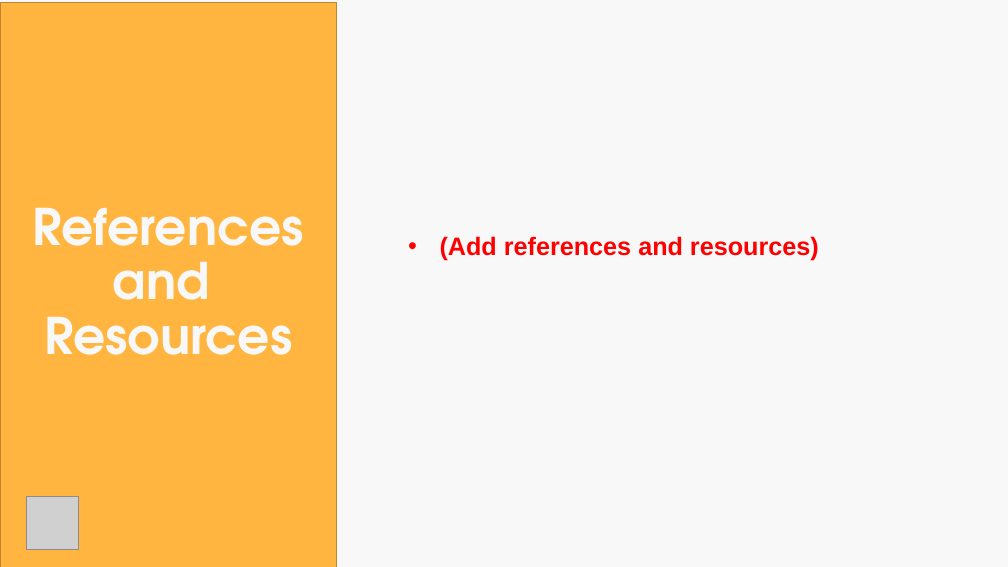
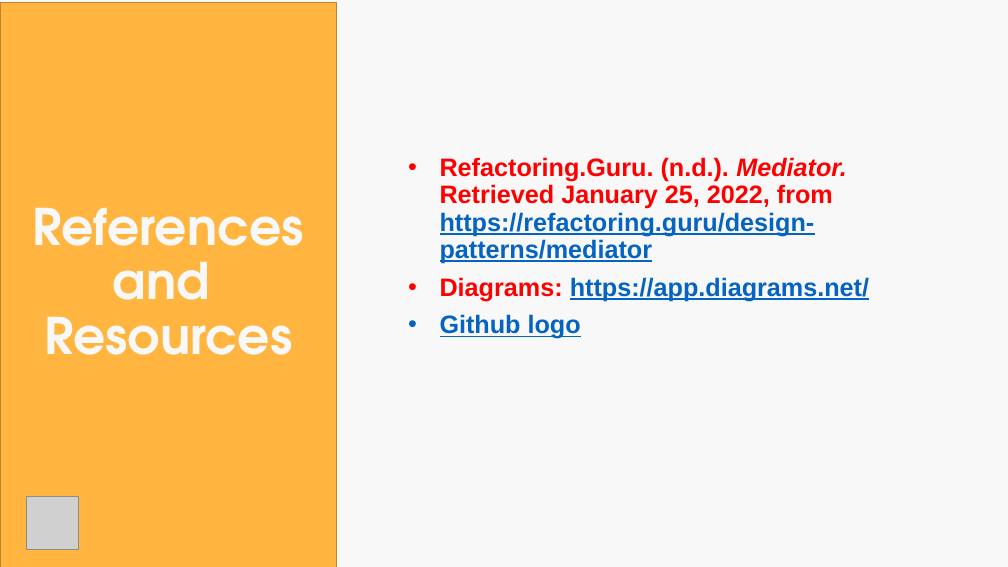
Before and after one commit to carlosjasso/nst-coe-mediator, a slide deck: slide 12 of docs/Coding CoE - Mediator.pptx. Drawn at 1008x567 pixels with LibreOffice and Linux fonts; fonts in the diff are those of the drawing; grey boxes stand for pictures. Boxes give left, top, right and bottom in pixels: in the first picture for what was removed or moved away, otherwise in the second. Text is boxed around its words. In the diff, an @@ line names an element or a change of style, - is before the commit and + after.

Commit message:
Updated presentation
Added diagrams

```diff
--- a/docs/Coding CoE - Mediator.pptx
+++ b/docs/Coding CoE - Mediator.pptx
@@ text at (440, 157, 869, 339): text changed; text colour #FF0000 to #0563C1 @@
-• (Add references and resources)
+• Refactoring.Guru. (n.d.). Mediator. Retrieved January 25, 2022, from https://refactoring.guru/design-patterns/mediator
+• Diagrams: https://app.diagrams.net/
+• Github logo
```
Also in this commit, not shown: 10 other slides changed, 1 slide added, 1 slide removed, 1 other file.
